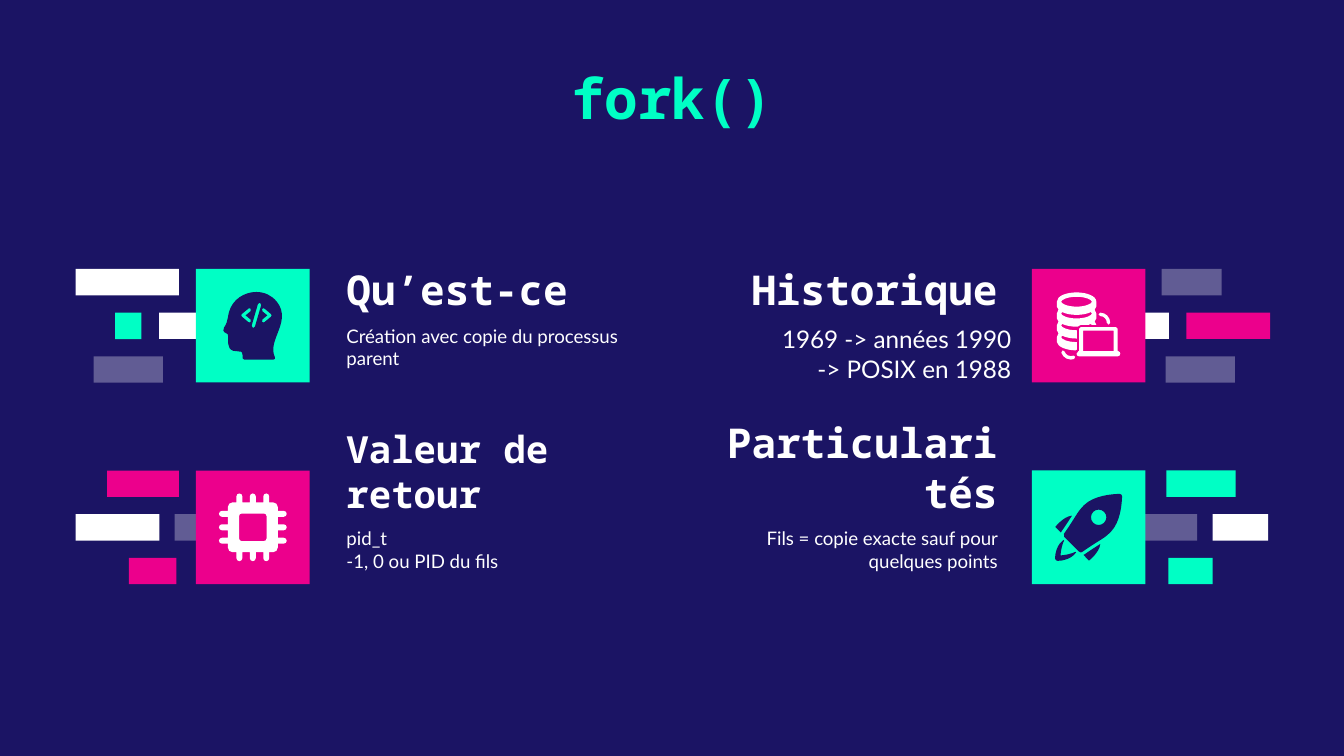
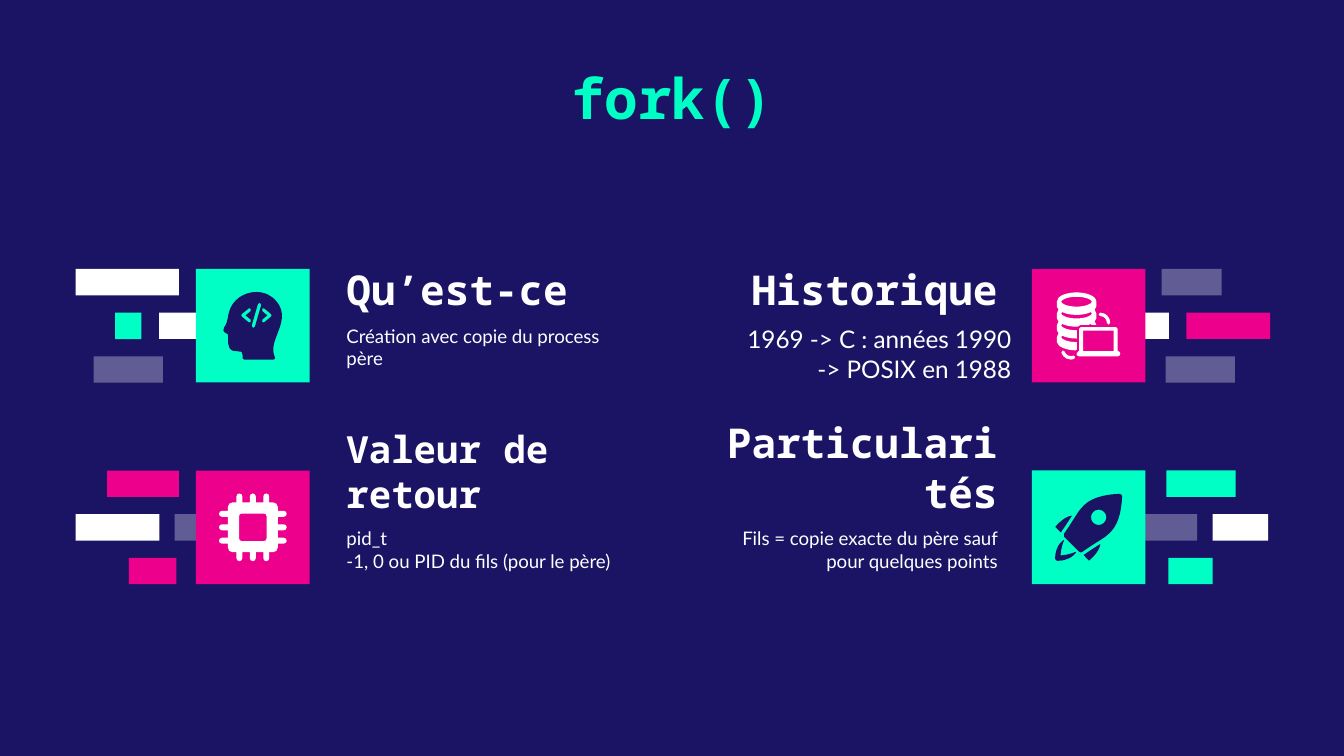
Before and after one commit to leomols97/sysg6_2022, a slide deck: slide 5 of Août/MOLS_FORK_VFORK_CLONE/Documents/MOLS_FORK_VFORK_CLONE.pptx. Drawn at 1344x756 pixels with LibreOffice and Linux fonts; fonts in the diff are those of the drawing. Boxes give left, top, right and bottom in pixels: in the first picture for what was removed or moved away, otherwise in the second. Text is boxed around its words. In the diff, an @@ line names an element or a change of style, - is before the commit and + after.

```diff
--- a/Août/MOLS_FORK_VFORK_CLONE/Documents/MOLS_FORK_VFORK_CLONE.pptx
+++ b/Août/MOLS_FORK_VFORK_CLONE/Documents/MOLS_FORK_VFORK_CLONE.pptx
@@ text at <box>346,329,599,369</box>: text changed @@
-Création avec copie du processus parent
+Création avec copie du process père
@@ text at <box>747,330,1011,348</box>: text changed @@
-1969 -> années 1990
+1969 -> C : années 1990
@@ text at <box>742,531,998,572</box>: text changed @@
-Fils = copie exacte sauf pour quelques points
+Fils = copie exacte du père sauf pour quelques points
@@ text at <box>346,553,610,572</box>: text changed @@
--1, 0 ou PID du fils
+-1, 0 ou PID du fils (pour le père)
```
Also in this commit, not shown: 19 other slides changed, 1 slide removed, 7 other files.
